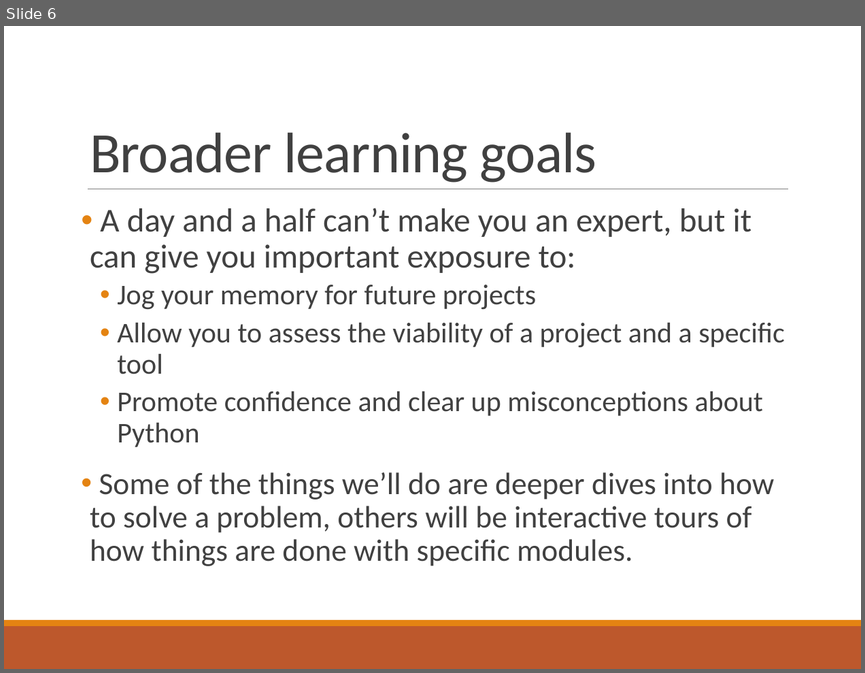
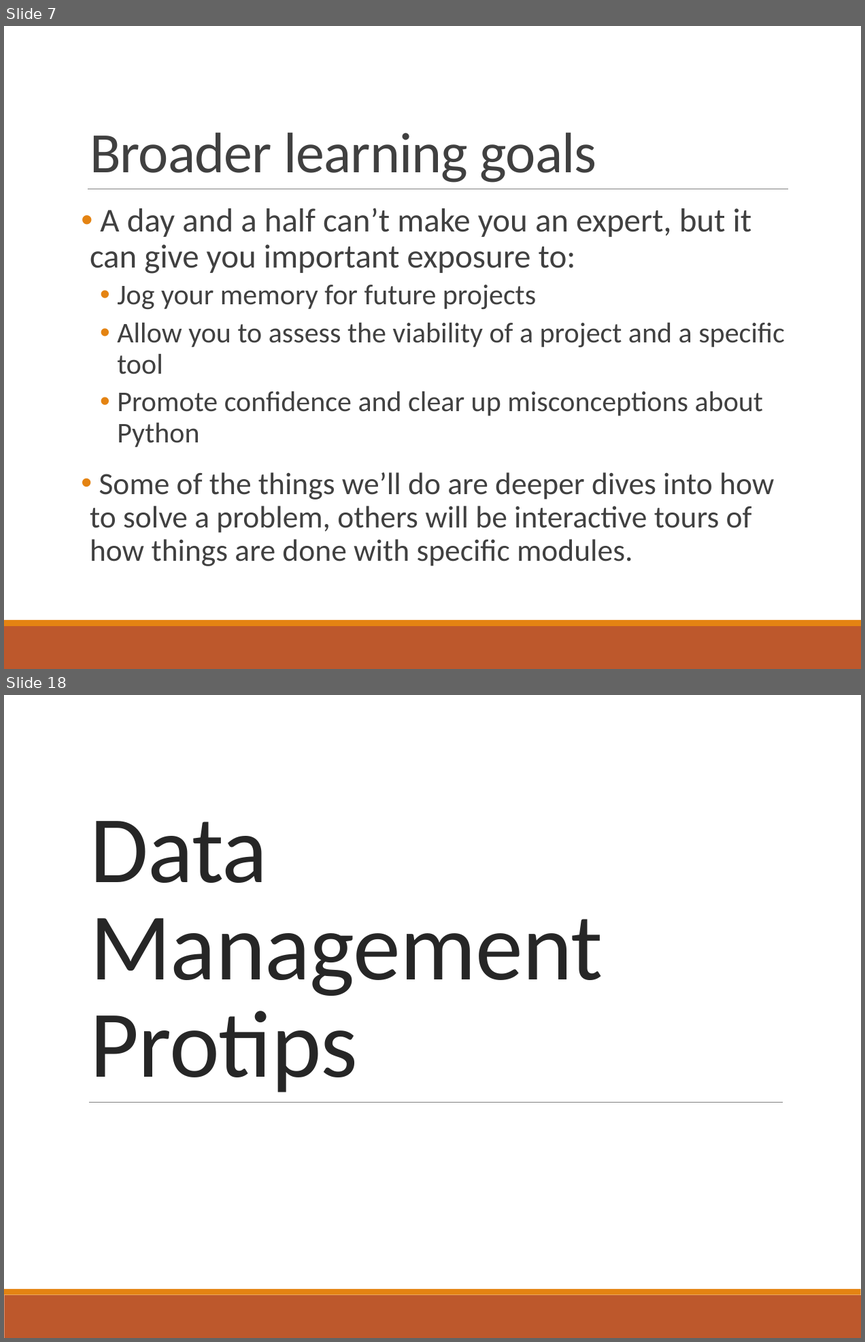
Before and after one commit to elliewix/RAILS-intermed-python-april-2018, a slide deck: RAILS.pptx. Shown one above the other, each under a label of ours: slide 6 before the commit, slides 7 and 18 after it; the slides between them are not shown. The pictures are 865x673 and 865x1342 pixels, drawn with LibreOffice and Linux fonts; fonts in the diff are those of the drawing. Boxes give left, top, right and bottom in pixels: in the first picture for what was removed or moved away, otherwise in the second. Text is boxed around its words. In the diff, an @@ line names an element or a change of style, - is before the commit and + after.

```diff
--- a/RAILS.pptx
+++ b/RAILS.pptx
@@ slide 18 added at <box>4,695,861,1338</box>, background #FFFFFF; not listed: 2 template elements that a slide beside it also shows @@
@@ title added at <box>90,821,602,1092</box>, 80 pt, text #262626 @@
+Data Management Protips
@@ line added from (89, 1102) to (783, 1102), #808080 0.5 pt @@
@@ what was slide 6 is now slide 7 @@
```
Also in this commit, not shown: 49 other slides added.
